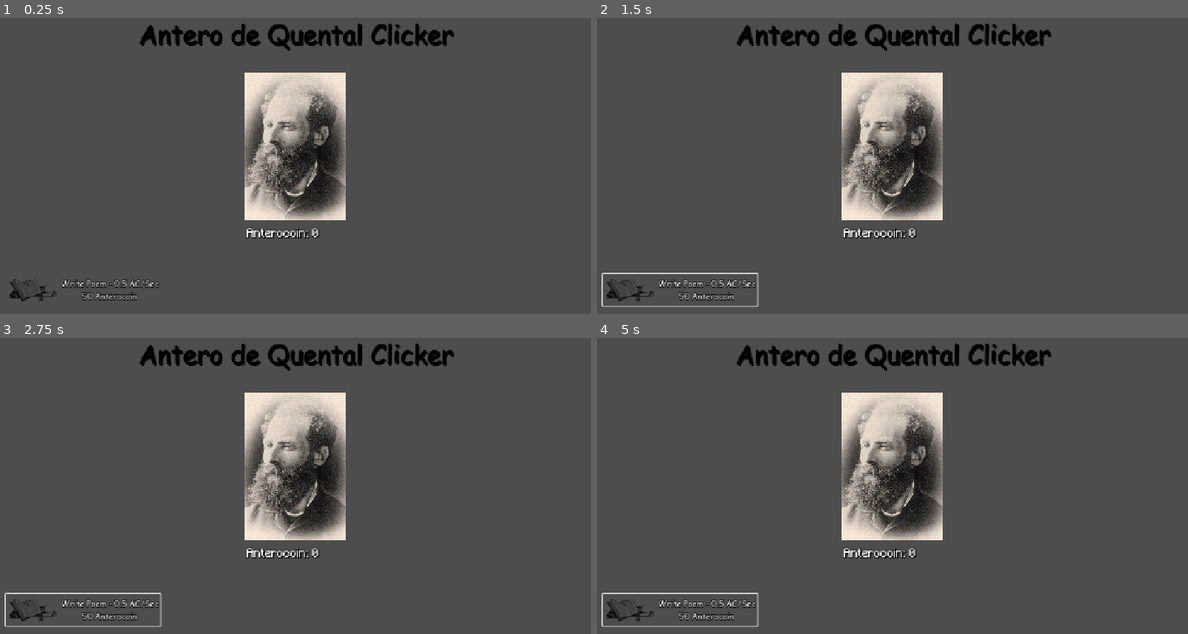
Above: before the commit, frames 1-4 (two rows, left to right).
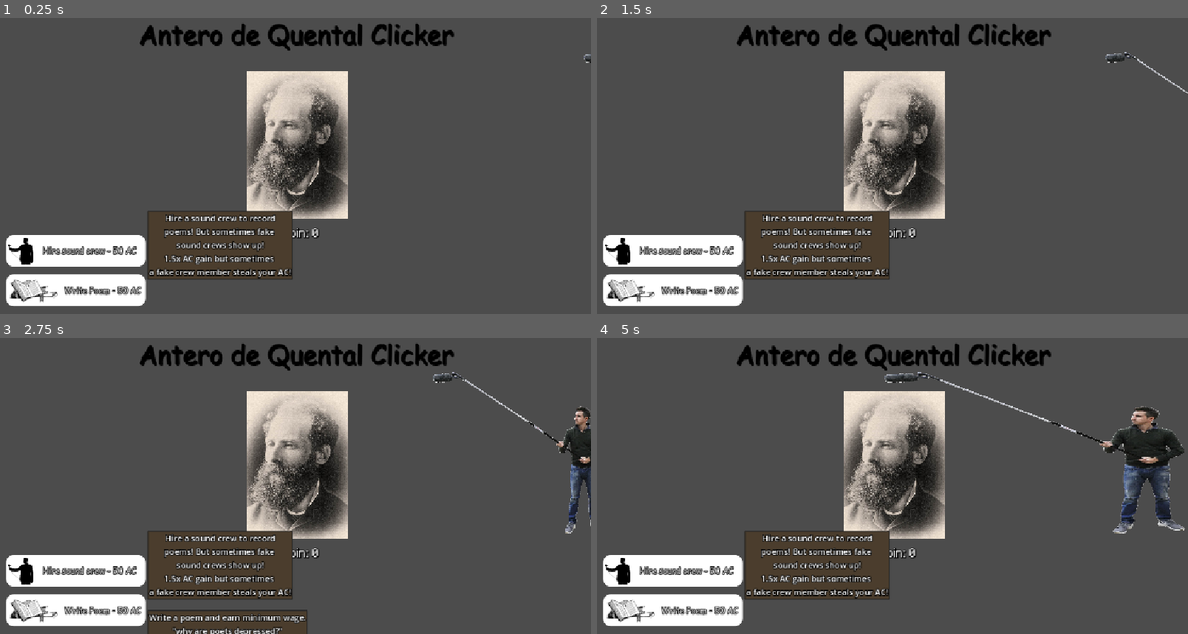
Above: after the commit, the same moments.

Repository: ItsCurley/Antero-De-Quental-Clicker
Game: Godot game, scene res://Clicker.tscn
Same seed, same stepped clock (60 frames per second), same inputs: the game is played once before the commit and once after it.
Inputs (mouse positions are in pixels of both pictures, inside the frame that each line leads up to):
- Up to frame 1 (0.25 s): no input
- Up to frame 2 (1.5 s): click "Write Poem - 0.5 AC/Sec 50 An…" (after the commit: "Write Poem - 50 AC") at 0.5 s; click (673, 251) at 1.25 s, where only the run after the commit has a clickable "Hire sound crew - 50 AC"
- Up to frame 3 (2.75 s): click "Write Poem - 0.5 AC/Sec 50 An…" (after the commit: "Write Poem - 50 AC") at 2 s
- Up to frame 4 (5 s): click "Write Poem - 0.5 AC/Sec 50 An…" (after the commit: "Write Poem - 50 AC") at 2.75 s; move the mouse to (1022, 450) at 3.52 s; click (1022, 450) at 3.67 s; move the mouse to (774, 486) at 4.27 s; click (774, 486) at 4.42 s

The runs differ from the first frame. In frame 1, 13% of the frame differs, in the area x 1-100%, y 12-98%; in frame 2, 13%; in frame 3, 16%, in the area x 0-100%, y 11-100%; in frame 4, 16%.

Commit message:
Add files via upload

Diff:
--- a/Clicker.tscn
+++ b/Clicker.tscn
@@ -7,6 +7,13 @@
 [ext_resource type="FontFile" uid="uid://dqctqidxcytqb" path="res://comic-sans-ms/COMIC.TTF" id="4_ts2ap"]
 [ext_resource type="FontFile" uid="uid://myuepskdn36" path="res://comic-sans-ms/design.graffiti.comicsansms.ttf" id="6_3ojhx"]
 [ext_resource type="Texture2D" uid="uid://c8bqf8gr73hsx" path="res://Books_and_Scroll_Ornament_with_Open_Book(1).png" id="7_jtfk3"]
+[ext_resource type="Script" uid="uid://b8v10p6xxkbn5" path="res://poem_upgrade.gd" id="8_jtfk3"]
+[ext_resource type="Texture2D" uid="uid://hk2s2shmipg8" path="res://soundguy.png" id="9_bwn7v"]
+[ext_resource type="AudioStream" uid="uid://bwlad3nbs7qbk" path="res://antero de quental_loop.wav" id="9_m82dl"]
+[ext_resource type="Script" uid="uid://c5pdf3ictawdx" path="res://audio_stream_player_2d.gd" id="10_8iuw0"]
+[ext_resource type="Script" uid="uid://0j1nqtdy57or" path="res://sound_crew_upgrade.gd" id="10_hjb1s"]
+[ext_resource type="Script" uid="uid://cn6jnjekht15m" path="res://audio_snatcher.gd" id="12_avhic"]
+[ext_resource type="Texture2D" uid="uid://bwdccigs2scjh" path="res://guyholdingmic.png" id="13_hjb1s"]
 
 [sub_resource type="LabelSettings" id="LabelSettings_3ojhx"]
 font = ExtResource("3_ts2ap")
@@ -21,11 +28,31 @@
 shadow_size = 0
 shadow_color = Color(0, 0, 0, 1)
 
+[sub_resource type="StyleBoxEmpty" id="StyleBoxEmpty_jtfk3"]
+
+[sub_resource type="StyleBoxFlat" id="StyleBoxFlat_jtfk3"]
+bg_color = Color(0.29537, 0.242123, 0.178464, 1)
+border_width_left = 2
+border_width_top = 2
+border_width_right = 2
+border_width_bottom = 2
+border_color = Color(0.140447, 0.140447, 0.140447, 1)
+border_blend = true
+shadow_color = Color(0.0784314, 0.0784314, 0.0784314, 0.827451)
+shadow_size = 2
+
+[sub_resource type="StyleBoxFlat" id="StyleBoxFlat_m82dl"]
+bg_color = Color(1, 1, 1, 1)
+corner_radius_top_left = 15
+corner_radius_top_right = 15
+corner_radius_bottom_right = 15
+corner_radius_bottom_left = 15
+
 [node name="Node2D" type="Node2D"]
 script = ExtResource("1_lree6")
 
 [node name="Antero" type="Sprite2D" parent="."]
-position = Vector2(576, 320)
+position = Vector2(580, 318)
 scale = Vector2(0.465997, 0.465997)
 texture = ExtResource("2_rdg0s")
 region_enabled = true
@@ -77,18 +104,104 @@
 vertical_alignment = 1
 
 [node name="PoemUpgrade" type="Button" parent="."]
-offset_left = 10.0
-offset_top = 569.0
-offset_right = 230.0
-offset_bottom = 632.0
+z_index = 1
+offset_left = 11.0
+offset_top = 570.0
+offset_right = 283.0
+offset_bottom = 633.0
 mouse_default_cursor_shape = 2
 theme_override_constants/outline_size = 5
 theme_override_fonts/font = ExtResource("6_3ojhx")
+theme_override_styles/focus = SubResource("StyleBoxEmpty_jtfk3")
 button_mask = 3
-text = "Write Poem - 0.5 AC/Sec
-50 Anterocoin"
+text = "Write Poem - 50 AC"
 icon = ExtResource("7_jtfk3")
 flat = true
+script = ExtResource("8_jtfk3")
+
+[node name="Tooltip" type="Label" parent="PoemUpgrade"]
+layout_mode = 0
+offset_left = 277.0
+offset_top = 20.0
+offset_right = 390.0
+offset_bottom = 73.0
+theme_override_constants/outline_size = 6
+theme_override_styles/normal = SubResource("StyleBoxFlat_jtfk3")
+text = "Write a poem and earn minimum wage.
+\"why are poets depressed?\"
+0.5 AC/Sec"
+horizontal_alignment = 1
+vertical_alignment = 1
+
+[node name="Background" type="Panel" parent="PoemUpgrade"]
+z_as_relative = false
+layout_mode = 0
+offset_right = 272.0
+offset_bottom = 62.0
+mouse_filter = 2
+mouse_default_cursor_shape = 2
+theme_override_styles/panel = SubResource("StyleBoxFlat_m82dl")
+
+[node name="SoundCrewUpgrade" type="Button" parent="."]
+z_index = 1
+offset_left = 11.0
+offset_top = 493.0
+offset_right = 283.0
+offset_bottom = 555.0
+mouse_default_cursor_shape = 2
+theme_override_constants/outline_size = 5
+theme_override_fonts/font = ExtResource("6_3ojhx")
+theme_override_styles/focus = SubResource("StyleBoxEmpty_jtfk3")
+button_mask = 3
+text = "Hire sound crew - 50 AC"
+icon = ExtResource("9_bwn7v")
+flat = true
+script = ExtResource("10_hjb1s")
+
+[node name="Tooltip" type="Label" parent="SoundCrewUpgrade"]
+layout_mode = 0
+offset_left = 277.0
+offset_top = -46.0
+offset_right = 558.0
+offset_bottom = 85.0
+theme_override_constants/outline_size = 6
+theme_override_styles/normal = SubResource("StyleBoxFlat_jtfk3")
+text = "Hire a sound crew to record
+poems! But sometimes fake
+sound crews show up!
+1.5x AC gain but sometimes
+a fake crew member steals your AC!"
+horizontal_alignment = 1
+vertical_alignment = 1
+
+[node name="Background" type="Panel" parent="SoundCrewUpgrade"]
+z_as_relative = false
+layout_mode = 0
+offset_right = 272.0
+offset_bottom = 62.0
+mouse_filter = 2
+mouse_default_cursor_shape = 2
+theme_override_styles/panel = SubResource("StyleBoxFlat_m82dl")
+
+[node name="AudioStreamPlayer2D" type="AudioStreamPlayer2D" parent="."]
+position = Vector2(583, 322)
+stream = ExtResource("9_m82dl")
+autoplay = true
+max_distance = 4096.0
+script = ExtResource("10_8iuw0")
+
+[node name="AudioSnatcher" type="Node2D" parent="."]
+script = ExtResource("12_avhic")
+
+[node name="Guyholdingmic" type="Sprite2D" parent="AudioSnatcher"]
+position = Vector2(1511, 290)
+scale = Vector2(0.345, 0.345)
+texture = ExtResource("13_hjb1s")
+offset = Vector2(-499.3, 0)
+flip_h = true
 
 [connection signal="gui_input" from="Antero/Antpanel" to="." method="_on_panel_gui_input"]
+[connection signal="mouse_entered" from="PoemUpgrade" to="PoemUpgrade" method="_on_mouse_entered"]
+[connection signal="mouse_exited" from="PoemUpgrade" to="PoemUpgrade" method="_on_mouse_exited"]
 [connection signal="pressed" from="PoemUpgrade" to="." method="_on_button_pressed"]
+[connection signal="pressed" from="SoundCrewUpgrade" to="SoundCrewUpgrade" method="_on_pressed"]
--- /dev/null
+++ b/audio_snatcher.gd
@@ -0,0 +1,13 @@
+extends Node2D
+
+@onready var tween = get_tree().create_tween()
+
+func _ready() -> void:
+	go()
+
+func go():
+	tween.tween_property($Guyholdingmic, "position", Vector2(1157,290), 3)
+	tween.tween_property($Guyholdingmic, "scale", Vector2(0.6,0.345), 2)
+	tween.tween_callback(snatch)
+func snatch():
+	print("Hello")
--- /dev/null
+++ b/audio_stream_player_2d.gd
@@ -0,0 +1,7 @@
+extends AudioStreamPlayer2D
+
+
+func _process(delta):
+	var mouse_pos = get_global_mouse_position()
+	var dist = global_position.distance_to(mouse_pos)
+	volume_db = lerp(0, -80, clamp(dist / max_distance, 0, 1))
--- a/main.gd
+++ b/main.gd
@@ -2,6 +2,7 @@
 
 var poemspawner = preload("res://poemspawner.tscn")
 var Clicks = 0
+var Poems = 0
 
 func relabel():
 	$Counter.text = "Anterocoin: %s" %Clicks
@@ -22,5 +23,6 @@
 func _on_button_pressed() -> void:
 	if Clicks>=50:
 		Clicks=Clicks-50
+		Poems = Poems + 1
 		relabel()
 		add_child(poemspawner.instantiate())
--- /dev/null
+++ b/poem_upgrade.gd
@@ -0,0 +1,13 @@
+extends Button
+
+func _ready() -> void:
+	$Tooltip.visible = false
+
+func _on_mouse_entered() -> void:
+	$Tooltip.visible = true
+
+func _on_mouse_exited() -> void:
+	$Tooltip.visible = false
+
+func _process(delta: float) -> void:
+	$Tooltip.position.y = get_local_mouse_position().y
--- a/project.godot
+++ b/project.godot
@@ -10,11 +10,17 @@
 
 [application]
 
-config/name="ClickerGame"
-run/main_scene="res://Clicker.tscn"
+config/name="Antero De Quendal Clicker"
+run/main_scene="uid://b5w1mxde7eqru"
 config/features=PackedStringArray("4.4", "Forward Plus")
 config/icon="res://icon.svg"
 
 [display]
 
 window/stretch/mode="canvas_items"
+window/transparent_background=false
+window/hdr_2d=false
+
+[rendering]
+
+viewport/hdr_2d=true
--- /dev/null
+++ b/sound_crew_upgrade.gd
@@ -0,0 +1,10 @@
+extends Button
+
+var SoundCrew = 0
+@onready var Clicks = $"..".Clicks
+
+func _on_pressed() -> void:
+	if Clicks>800:
+		Clicks=Clicks-800
+		SoundCrew = SoundCrew + 1
+		$"..".relabel()
Not shown: 1 places in Clicker.tscn that only renumber resources
Not shown, added: antero de quental_loop.wav.import
Not shown, added: audio_snatcher.gd.uid
Not shown, added: audio_stream_player_2d.gd.uid
Binary file added: guyholdingmic.png
Not shown, added: guyholdingmic.png.import
Not shown, added: lop.ogg.import
Not shown, added: poem_upgrade.gd.uid
Not shown, added: sound_crew_upgrade.gd.uid
Binary file added: soundguy.png
Not shown, added: soundguy.png.import
Not shown, added: antero de quental_loop.wav
(and 1 more such lines)
